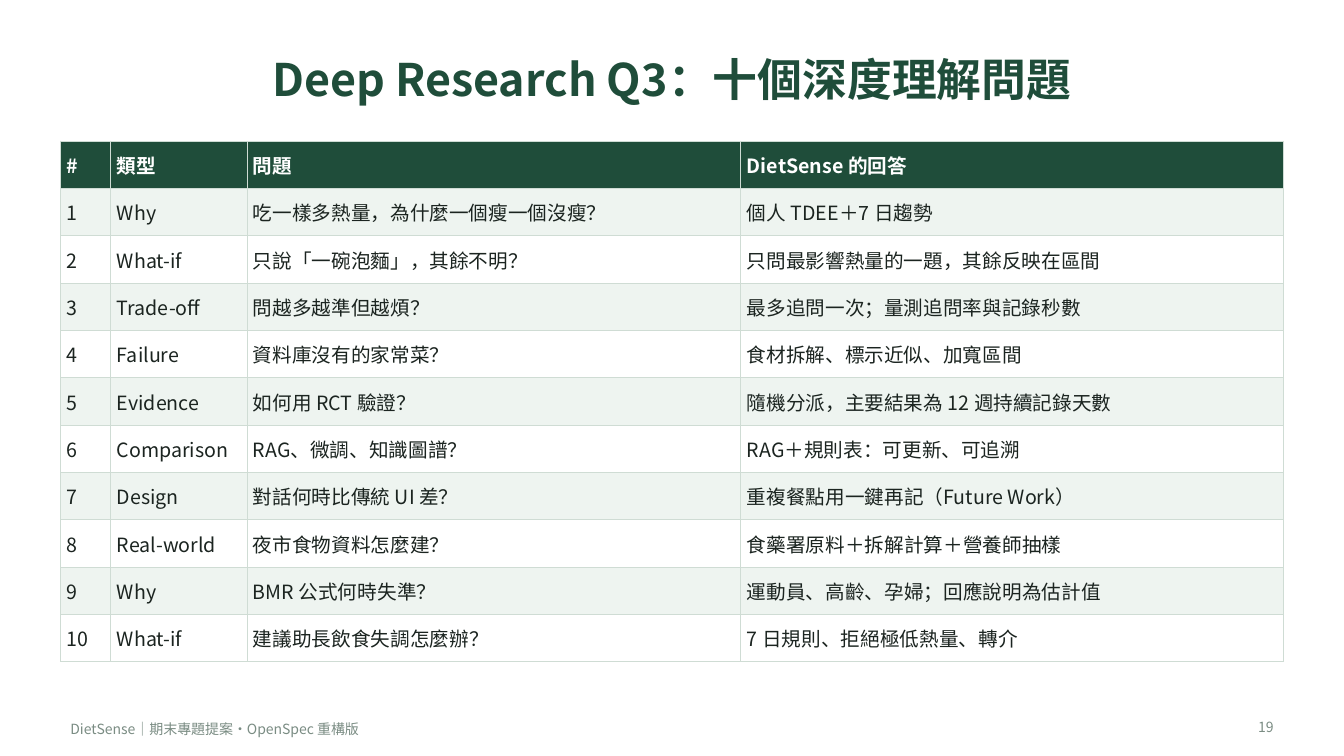
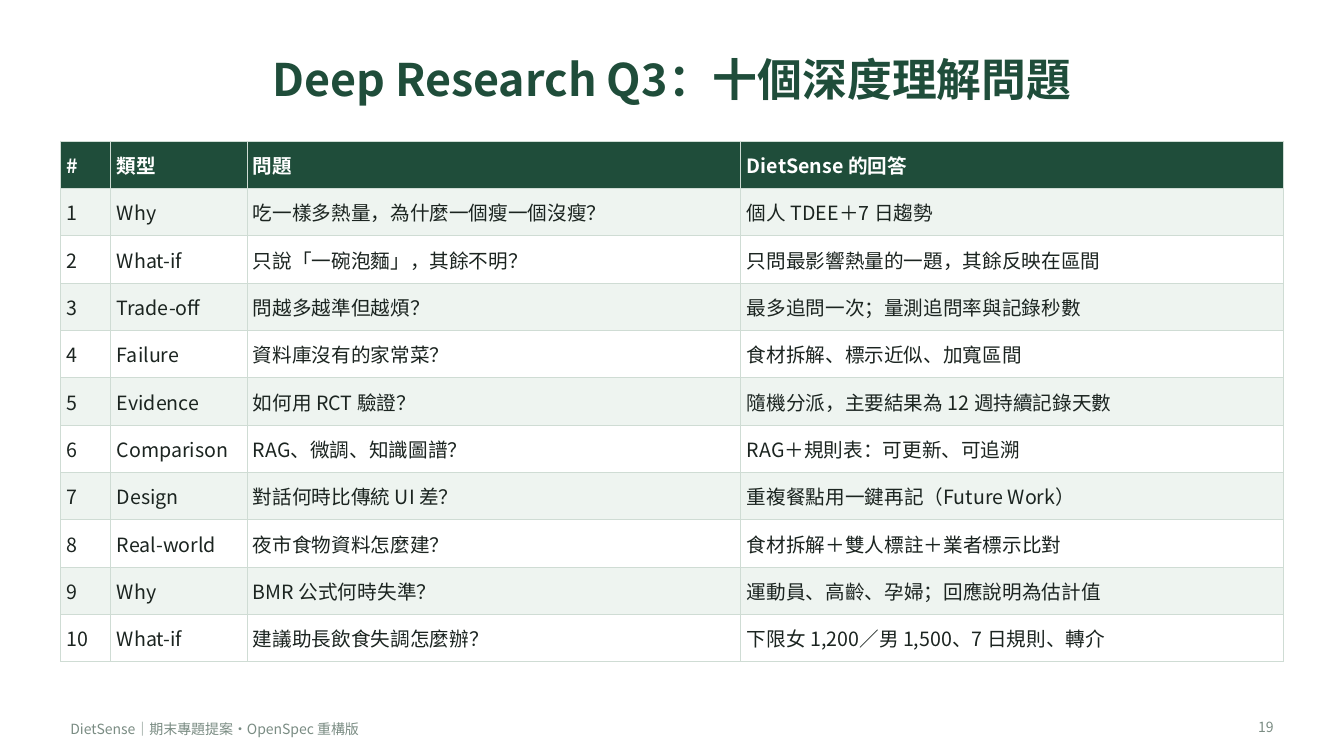
Before and after one commit to A0966411725-png/dietsense-proposal, a slide deck: slide 19 of presentation/DietSense_Proposal_Refactored.pptx. Drawn at 1344x756 pixels with LibreOffice and Linux fonts; fonts in the diff are those of the drawing. Boxes give left, top, right and bottom in pixels: in the first picture for what was removed or moved away, otherwise in the second. Text is boxed around its words. In the diff, an @@ line names an element or a change of style, - is before the commit and + after.

```diff
--- a/presentation/DietSense_Proposal_Refactored.pptx
+++ b/presentation/DietSense_Proposal_Refactored.pptx
@@ table at box(60, 141, 1284, 654) @@
-row 9, column 4: 食藥署原料＋拆解計算＋營養師抽樣
+row 9, column 4: 食材拆解＋雙人標註＋業者標示比對
-row 11, column 4: 7 日規則、拒絕極低熱量、轉介
+row 11, column 4: 下限女 1,200／男 1,500、7 日規則、轉介
```
Also in this commit, not shown: 3 other slides changed, 15 other files.
